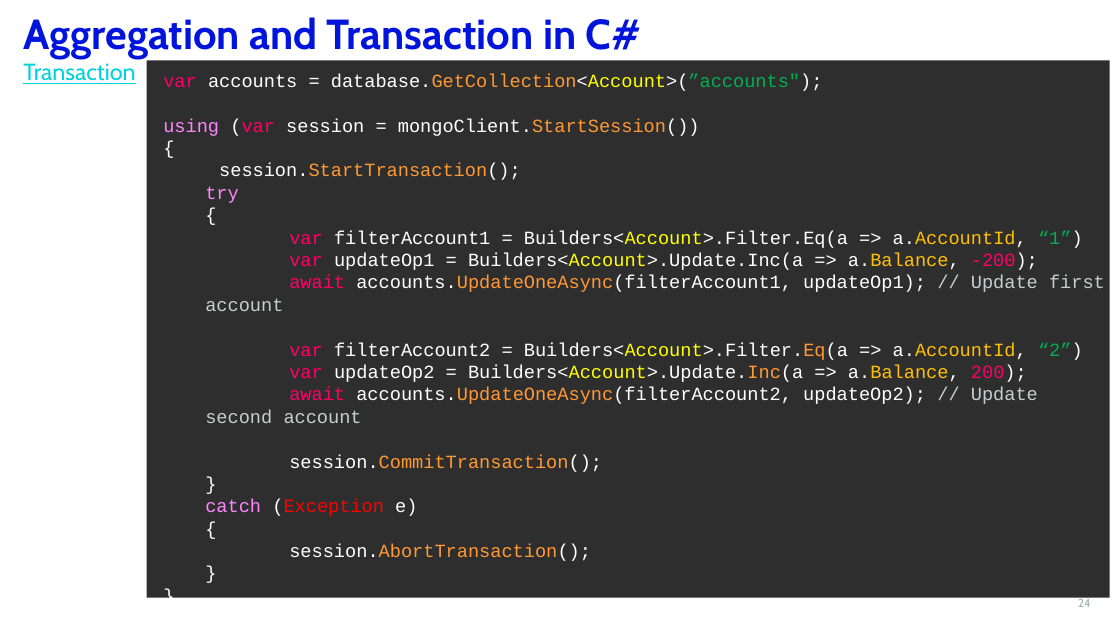
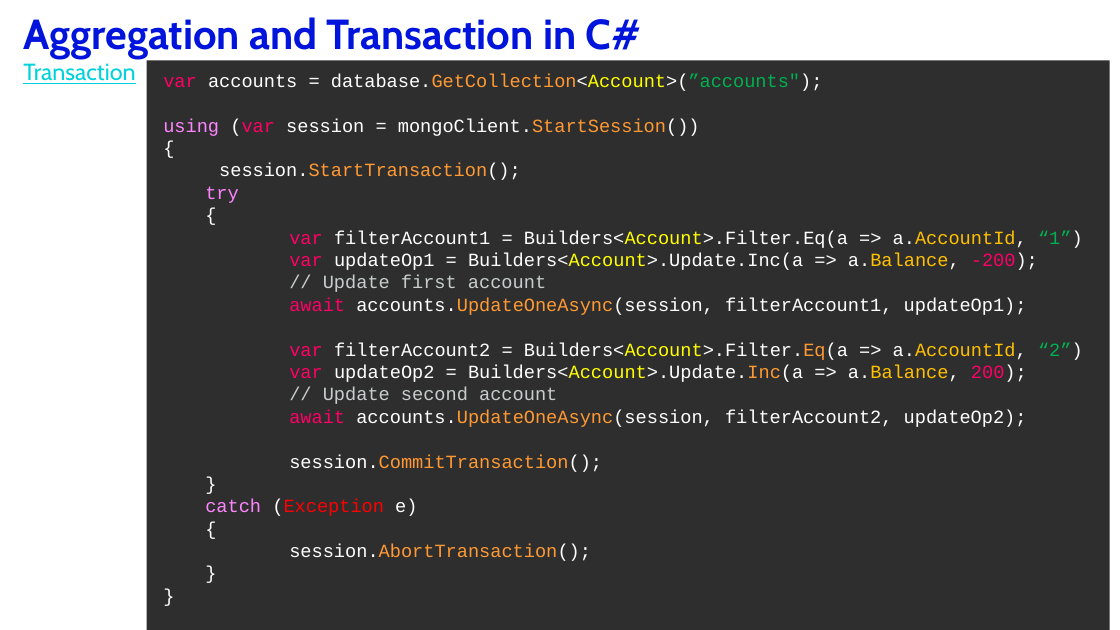
Before and after one commit to christianltds/mongodb_training, a slide deck: slide 24 of session 3/MongoDB – Training - Session 3.pptx. Drawn at 1120x630 pixels with LibreOffice and Linux fonts; fonts in the diff are those of the drawing; background and template pictures are left out. Boxes give left, top, right and bottom in pixels: in the first picture for what was removed or moved away, otherwise in the second. Text is boxed around its words. In the diff, an @@ line names an element or a change of style, - is before the commit and + after.

Commit message:
last version of session 3 ppt

```diff
--- a/session 3/MongoDB – Training - Session 3.pptx
+++ b/session 3/MongoDB – Training - Session 3.pptx
@@ rectangle "var accounts = database.GetCollection<Account>(”accounts");": place and size @@
-rectangle "var accounts = database.GetCollection<Account>(”accounts");" at box(146, 60, 1110, 598)
+rectangle "var accounts = database.GetCollection<Account>(”accounts");" at box(146, 60, 1110, 630)
@@ text in rectangle at box(289, 275, 1027, 315): text changed @@
-  await accounts.UpdateOneAsync(filterAccount1, updateOp1); // Update first account
+  // Update first account
+  await accounts.UpdateOneAsync(session, filterAccount1, updateOp1);
@@ text in rectangle at box(289, 387, 1027, 427): text changed @@
-  await accounts.UpdateOneAsync(filterAccount2, updateOp2); // Update second account
+  // Update second account
+  await accounts.UpdateOneAsync(session, filterAccount2, updateOp2);
@@ page number removed at box(1078, 597, 1091, 607) @@
-24
```
Also in this commit, not shown: 7 other slides changed.
